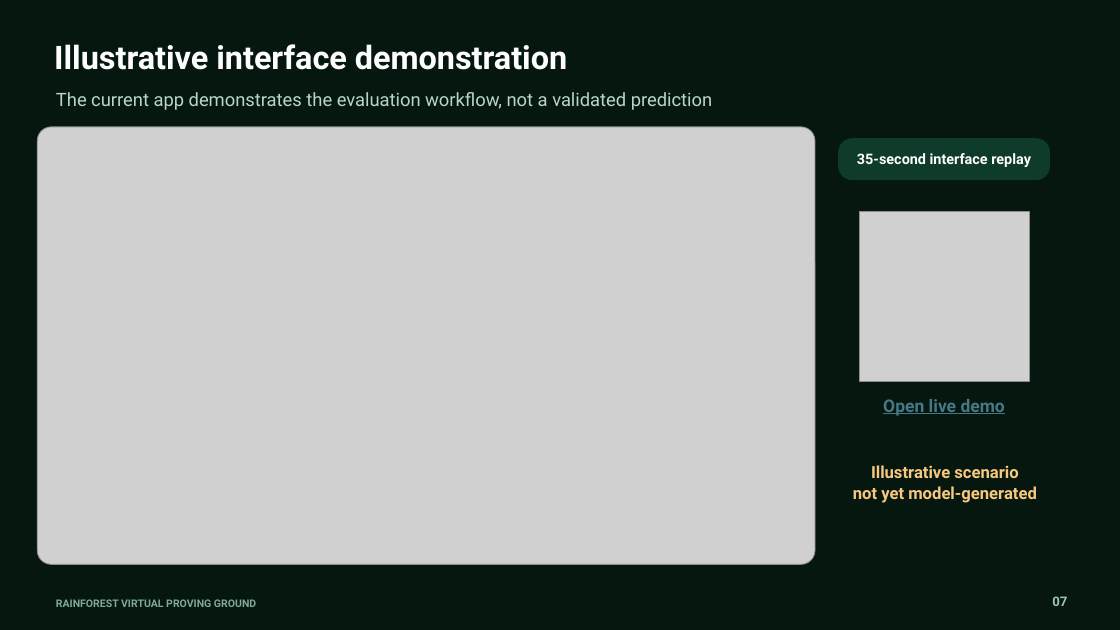
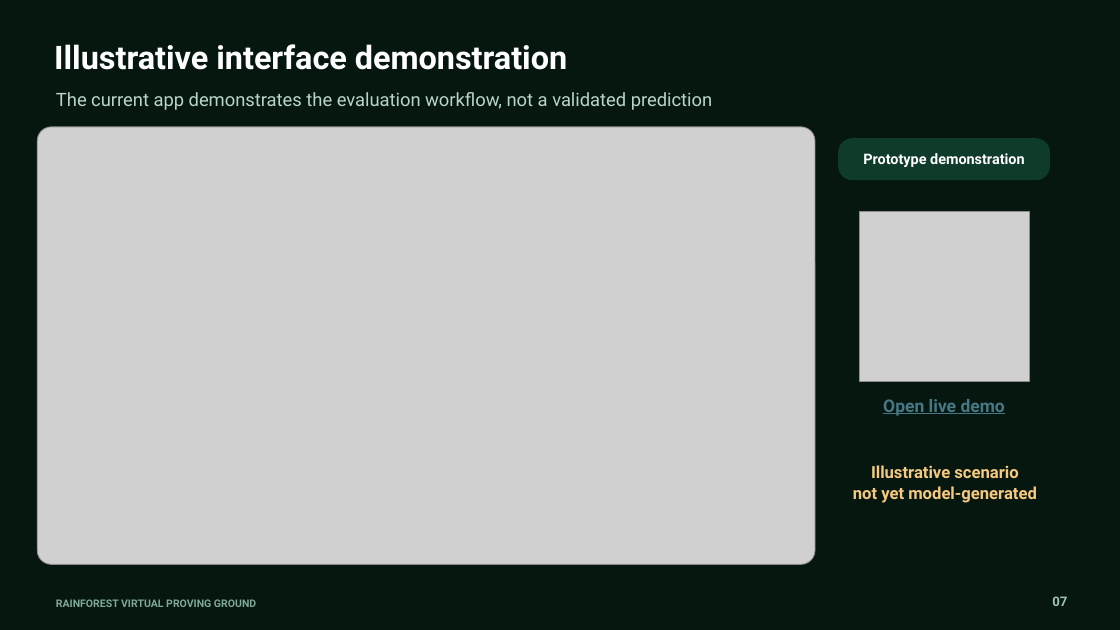
Before and after one commit to DimitriBolt/DigitalTwin, a slide deck: slide 7 of presentation/output/RainForest_Virtual_Proving_Ground.pptx. Drawn at 1120x630 pixels with LibreOffice and Linux fonts; fonts in the diff are those of the drawing; grey boxes stand for pictures. Boxes give left, top, right and bottom in pixels: in the first picture for what was removed or moved away, otherwise in the second. Text is boxed around its words. In the diff, an @@ line names an element or a change of style, - is before the commit and + after.

```diff
--- a/presentation/output/RainForest_Virtual_Proving_Ground.pptx
+++ b/presentation/output/RainForest_Virtual_Proving_Ground.pptx
@@ text in rounded rectangle at (863, 153, 1025, 167): text changed @@
-35-second interface replay
+Prototype demonstration
```
Also in this commit, not shown: 1 slide added, 1 slide removed, 2 other files.
